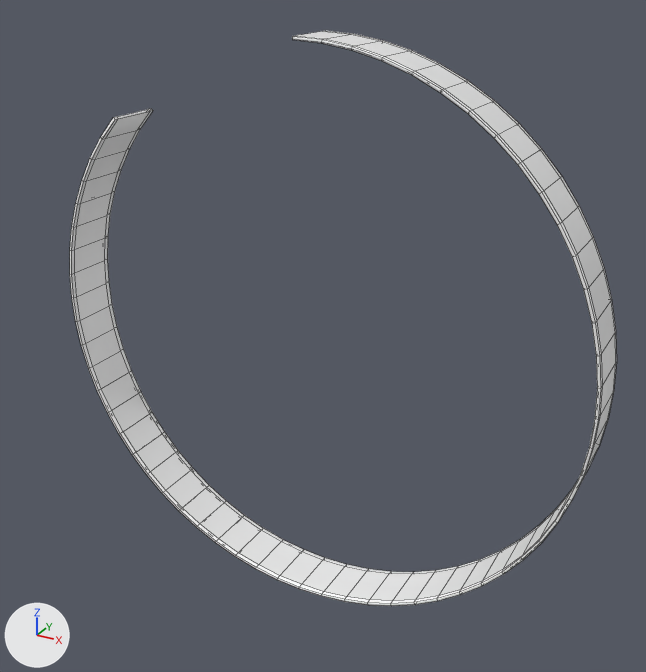
The FBX model Assets/Meshes/Notes/NormalNote/NormalNote14.fbx: old version first, new version second.
Camera for both pictures: a 50 mm lens placed at (1.382, -2.429, 1.235), pointed at (0.069, -0.042, 0.041). The axes (+X, +Y, +Z) are drawn at lower left. The lights are the same throughout. Mesh edges are drawn as thin lines.

The first picture shows 'NormalNote14'.
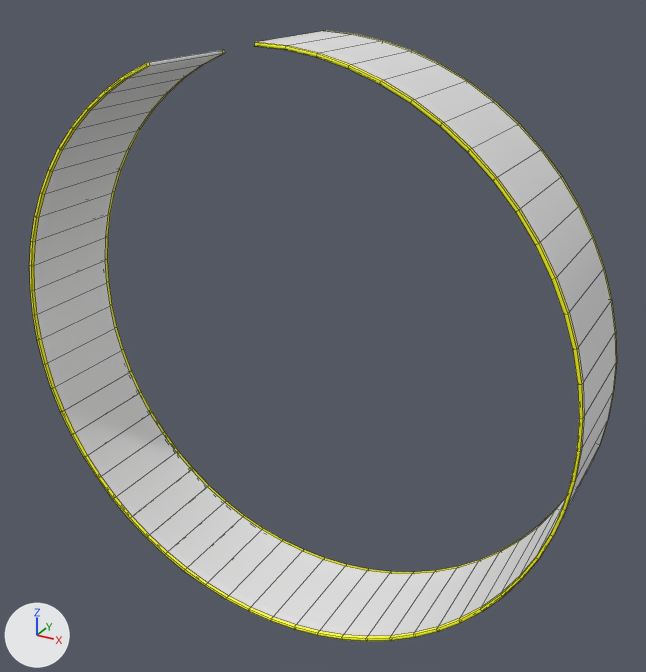
The newer file is also turned or shifted as a whole; pictures and numbers use the older file's frame.

What changed in the scene script:
```text
Add mat_mat_tmp0:
    mat_mat_tmp0 = principled_material('Mat_tmp0')
    mat_mat_tmp0.base_color = (0.8, 0.8, 0.8)  # white #e7e7e7
Add mat_mat_tmp1:
    mat_mat_tmp1 = principled_material('Mat_tmp1')
    mat_mat_tmp1.base_color = (1.0, 1.0, 0.0)  # yellow #ffff00
Change me_cylinder_033:
    used by ob_normalnote14; location = (0.0, 0.0, 0.0)
    remove me_cylinder_033.from_pydata(...)  # 456 vertices, 454 faces; spans x -0.99..0.99, y -0.1..0.1, z -0.99..0.99
    add me_cylinder_033.from_pydata(...)  # 488 vertices, 486 faces; spans x -0.99..0.99, y -0.3..0.1, z -0.99..0.99
    me_cylinder_033 part 1
    2 vertices are removed from x -0.7..-0.69, y -0.1, z 0.69..0.7
    6 faces are deleted
    114 vertices in x -0.99..0.99, y -0.08, z -0.99..0.99 move by (0.0, -0.21, 0.0)
    112 vertices in x -0.99..0.99, y -0.1, z -0.99..0.99 move by (0.0, -0.2, 0.0)
    14 vertices are added at x -0.63..-0.38, y -0.3..0.1, z 0.76..0.91
    8 new vertices lie (0.07, 0.0, 0.07) away from vertices in x -0.77..-0.69, y -0.1..0.1, z 0.62..0.7
    6 new vertices lie (0.08, 0.0, 0.05) away from vertices in x -0.63..-0.62, y -0.29..0.1, z 0.76..0.77
    6 new vertices lie (0.08, 0.0, 0.05) away from vertices in x -0.55..-0.54, y -0.29..0.1, z 0.81..0.82
    29 new faces join them, mat_mat_tmp1 (yellow #ffff00)
    9 new faces join them, mat_mat_tmp0 (white #e7e7e7)
    me_cylinder_033 part 2: 113 faces spanning x -0.99..0.99, y -0.29..0.09, z -0.99..0.99 switch from mat_mat_normalnote (white #ffffff) to mat_mat_tmp0 (white #e7e7e7)
    me_cylinder_033 part 3: 335 faces spanning x -0.99..0.99, y -0.3..0.1, z -0.99..0.99 switch from mat_mat_normalnoteedge (white #ffffff) to mat_mat_tmp1 (yellow #ffff00)
```

Changed parts and their boxes (x1, y1, x2, y2) in the pictures (646 x 672 px):
'NormalNote14', reshaped (7% wider, 6% taller): before (70, 31, 617, 606); after (29, 31, 617, 641)
part 1 of me_cylinder_033, built on: before (70, 36, 602, 606); after (29, 42, 584, 641)
part 2 of me_cylinder_033, recoloured: before (75, 31, 615, 601); after (34, 31, 616, 636)
part 3 of me_cylinder_033, recoloured (white to yellow): (105, 31, 617, 574) in both
